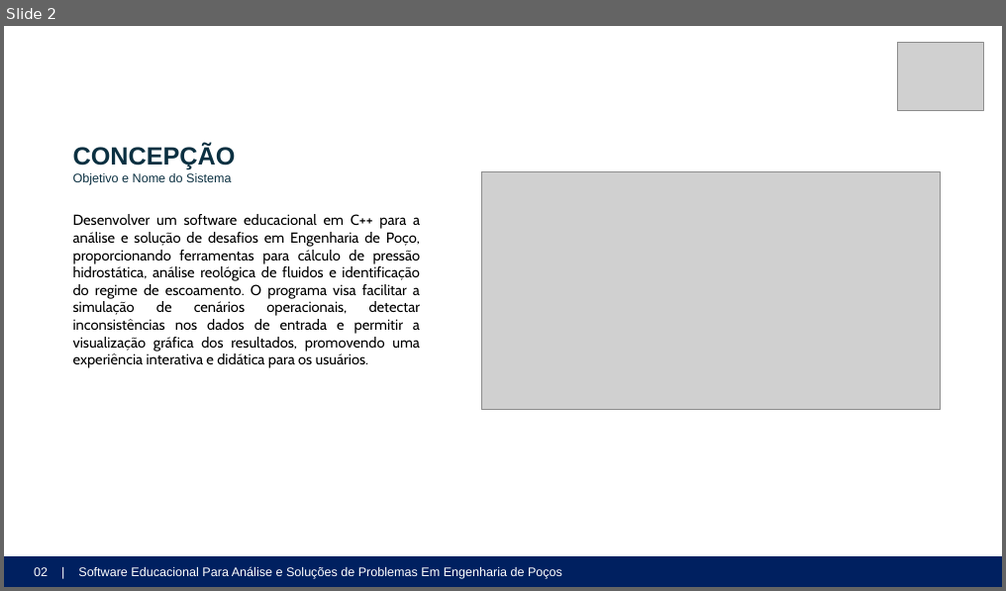
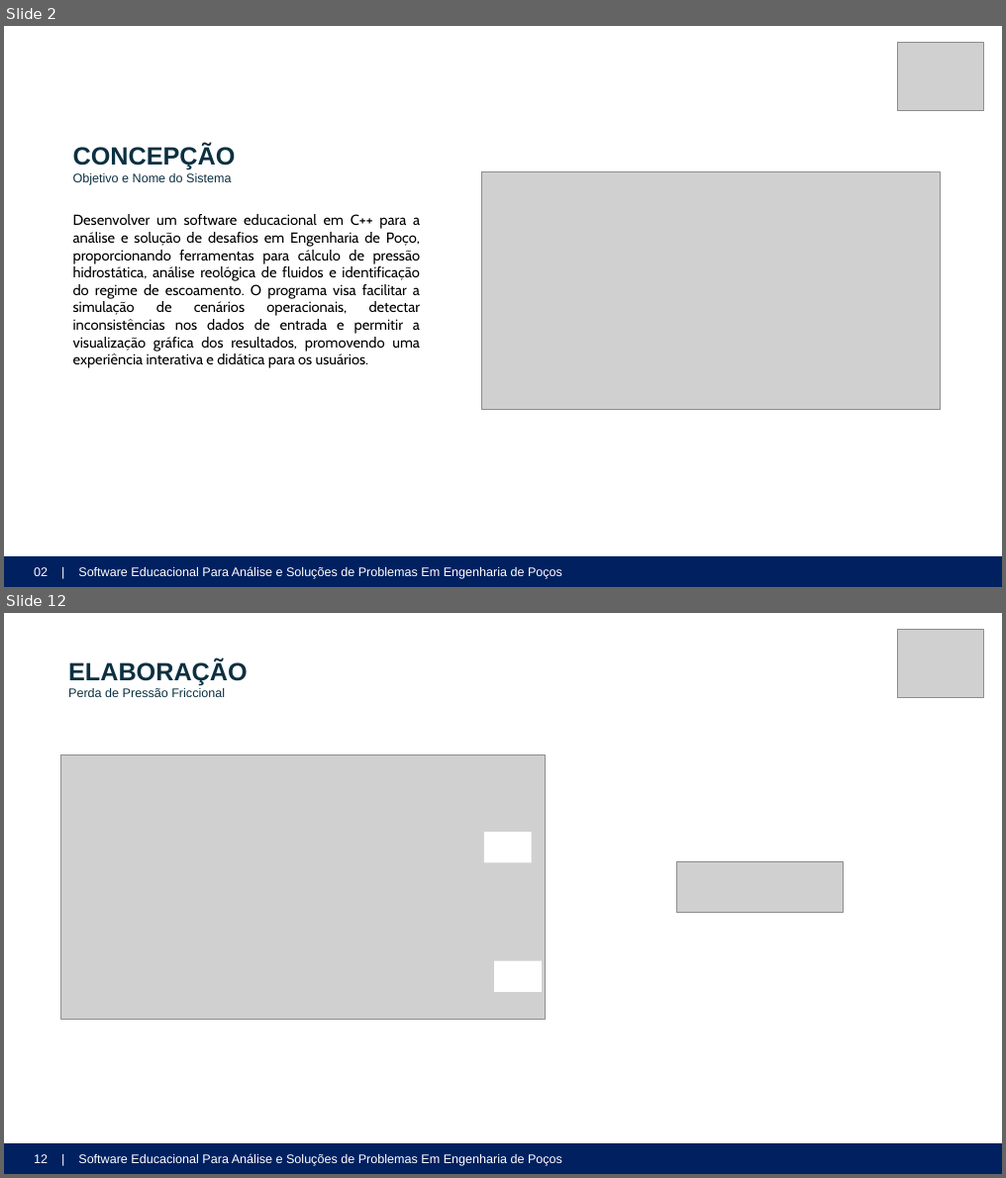
Before and after one commit to ldsc/ProjetoEngenharia-SoftwareEducacionalParaAnaliseESolucaoDeProblemasEmEngenhariaDePoco, a slide deck: doc-v2/ManualDoDesenvolvedor/Apresentação/Apresentação_Nathan_TCC1.pptx. Shown one above the other, each under a label of ours: slide 2 before the commit, slides 2 and 12 after it; the slides between them are not shown. The pictures are 1006x591 and 1006x1178 pixels, drawn with LibreOffice and Linux fonts; fonts in the diff are those of the drawing; grey boxes stand for pictures. Boxes give left, top, right and bottom in pixels: in the first picture for what was removed or moved away, otherwise in the second. Text is boxed around its words. In the diff, an @@ line names an element or a change of style, - is before the commit and + after.

Commit message:
Atualização da apresentação para disciplina TCC1

```diff
--- a/doc-v2/ManualDoDesenvolvedor/Apresentação/Apresentação_Nathan_TCC1.pptx
+++ b/doc-v2/ManualDoDesenvolvedor/Apresentação/Apresentação_Nathan_TCC1.pptx
@@ slide 12 added at <box>4,613,1002,1174</box>, background #FFFFFF @@
@@ picture added at <box>898,629,984,697</box> @@
@@ text added at <box>68,661,248,697</box>, 12 pt, text #0B3041 @@
+ELABORAÇÃO
+Perda de Pressão Friccional
@@ picture added at <box>60,755,545,1019</box> @@
@@ rectangle added at <box>424,738,471,768</box>, fill #FFFFFF @@
@@ rectangle added at <box>49,818,170,842</box>, fill #FFFFFF @@
@@ rectangle added at <box>479,802,601,825</box>, fill #FFFFFF @@
@@ rectangle added at <box>906,799,953,830</box>, fill #FFFFFF @@
@@ rectangle added at <box>484,832,532,862</box>, fill #FFFFFF @@
@@ rectangle added at <box>871,841,993,863</box>, fill #FFFFFF @@
@@ rectangle added at <box>942,828,988,859</box>, fill #FFFFFF @@
@@ picture added at <box>677,861,844,912</box> @@
@@ rectangle added at <box>917,882,963,913</box>, fill #FFFFFF @@
@@ rectangle added at <box>937,884,984,915</box>, fill #FFFFFF @@
@@ rectangle added at <box>494,961,542,992</box>, fill #FFFFFF @@
@@ rectangle added at <box>871,944,993,967</box>, fill #FFFFFF @@
@@ rectangle added at <box>464,1001,512,1032</box>, fill #FFFFFF @@
@@ rectangle added at <box>874,1042,922,1072</box>, fill #FFFFFF @@
@@ rectangle added at <box>880,1048,1001,1071</box>, fill #FFFFFF @@
@@ rectangle added at <box>4,1144,1002,1174</box>, fill #002060 @@
@@ text added at <box>34,1154,562,1166</box>, 12 pt, text #FFFFFF @@
+12 | Software Educacional Para Análise e Soluções de Problemas Em Engenharia de Poços
```
Also in this commit, not shown: 4 slides changed, 12 other slides added, 33 other files.
